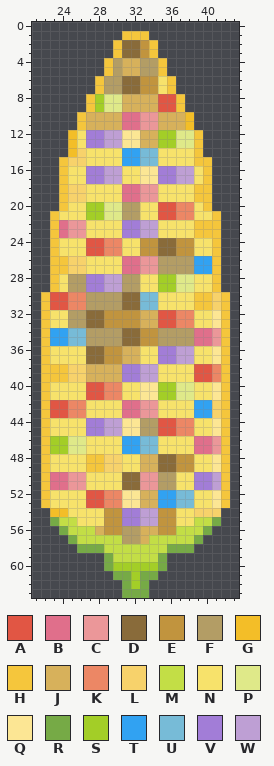
Two states of a pixel-art sprite, Art/Unlockables/BadSkin4.png. That is the earlier state.
The file is 192x192 pixels, drawn in blocks of 3x3; one block is one cell here. Shown: x 21..43, y 0..63.
Palette (. is transparent): A #e15644  B #e06f8b  C #eb9799  D #896b3a  E #c1943e  F #b39d65  G #f3be28  H #f5c63c  J #d7b15b  K #ec8765  L #f7d26b  M #c3de46  N #f7e26b  P #dfe989  Q #fce694  R #76aa46  S #a3ce27  T #31a2f2  U #77bbd7  V #a27dd7  W #be9fd4
The result:
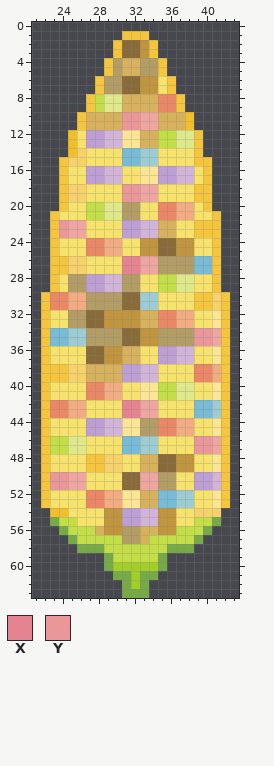
Colours new in this view: X #e68390  Y #eb9799
Change:
@@ palette @@
-A #e15644
+A #ec8765
-C #eb9799
+C #efa6a0
-K #ec8765
+K #f3ab81
-T #31a2f2
+T #77bbd7
-U #77bbd7
+U #9dccd3
-V #a27dd7
+V #be9fd4
-W #be9fd4
+W #d1b4d7
@@ x 26..38 @@
  7 ..HFFDDEENH..
- 8 .HSPPJJJJAAH.
- 9 .HSPPJJJJAAH.
-10 HJJJJBBCCJJJG
-11 HJJJJBBCCJJJG
-12 NVVWWQQJJSSPP
-13 NVVWWQQJJSSPP
+ 8 .HMPPJJJJAAH.
+ 9 .HMPPJJJJAAH.
+10 HJJJJYYCCJJJG
+11 HJJJJYYCCJJJG
+12 NVVWWQQJJMMPP
+13 NVVWWQQJJMMPP
 14 LNNNNTTUUNNNN
@@ x 21..43 @@
 17 ...HNNVVWWNNQQVVWWNH...
-18 ...HLLNNNNBBCCNNNNHH...
-19 ...HLLNNNNBBCCNNNNHH...
-20 ...HNNSSPPFFNNAAKKNH...
-21 ..HNNNSSPPFFNNAAKKNNH..
-22 ..HBCCNNNNVVWWNNNNHHH..
-23 ..HBCCNNNNVVWWNNNNHHH..
+18 ...HLLNNNNYYCCNNNNHH...
+19 ...HLLNNNNYYCCNNNNHH...
+20 ...HNNMMPPFFNNAAKKNH...
+21 ..HNNNMMPPFFNNAAKKNNH..
+22 ..HYCCNNNNVVWWJJNNHHH..
+23 ..HYCCNNNNVVWWJJNNHHH..
 24 ..HNNNAAKKNNEEDDEENNH..
 25 ..HNNNAAKKNNEEDDEENNH..
-26 ..HHLLNNNNBBCCFFFFTTH..
-27 ..HHLLNNNNBBCCFFFFTTH..
-28 ..HNFFVVWWFFNNSSPPNNH..
-29 ..HNFFVVWWFFNNSSPPNNH..
+26 ..HHLLNNNNXXCCFFFFTTH..
+27 ..HHLLNNNNXXCCFFFFTTH..
+28 ..HNFFVVWWFFNNMMPPNNH..
+29 ..HNFFVVWWFFNNMMPPNNH..
 30 .HAAKKFFFFDDUUNNNNHHLH.
@@ x 37..42 @@
 33 KKNNQH
-34 FFBBCH
-35 FFBBCH
+34 FFYYCH
+35 FFYYCH
 36 WWNNQH
@@ x 21..43 @@
 39 .HHHLLJJJJVVWWNNNNAAKH.
-40 .HNNNNAAKKNNQQSSPPNNQH.
-41 .HNNNNAAKKNNQQSSPPNNQH.
-42 .HAAKKNNNNBBCCNNNNTTLH.
-43 .HAAKKNNNNBBCCNNNNTTLH.
+40 .HNNNNAAKKNNQQMMPPNNQH.
+41 .HNNNNAAKKNNQQMMPPNNQH.
+42 .HAAKKNNNNXXCCNNNNTTUH.
+43 .HAAKKNNNNXXCCNNNNTTUH.
 44 .HNNNNVVWWQQFFAAKKNNQH.
 45 .HNNNNVVWWQQFFAAKKNNQH.
-46 .HSSPPNNNNTTUUNNNNBBCH.
-47 .HSSPPNNNNTTUUNNNNBBCH.
+46 .HMMPPNNNNTTUUNNNNYYCH.
+47 .HMMPPNNNNTTUUNNNNYYCH.
 48 .HNNNNHHLLNNJJDDEENNQH.
 49 .HNNNNHHLLNNJJDDEENNQH.
-50 .HBBCCNNNNDDCCFFNNVVWH.
-51 .HBBCCNNNNDDCCFFNNVVWH.
+50 .HYYCCNNNNDDCCFFNNVVWH.
+51 .HYYCCNNNNDDCCFFNNVVWH.
 52 .HNNNNAAKKQQJJTTUUNNQH.
